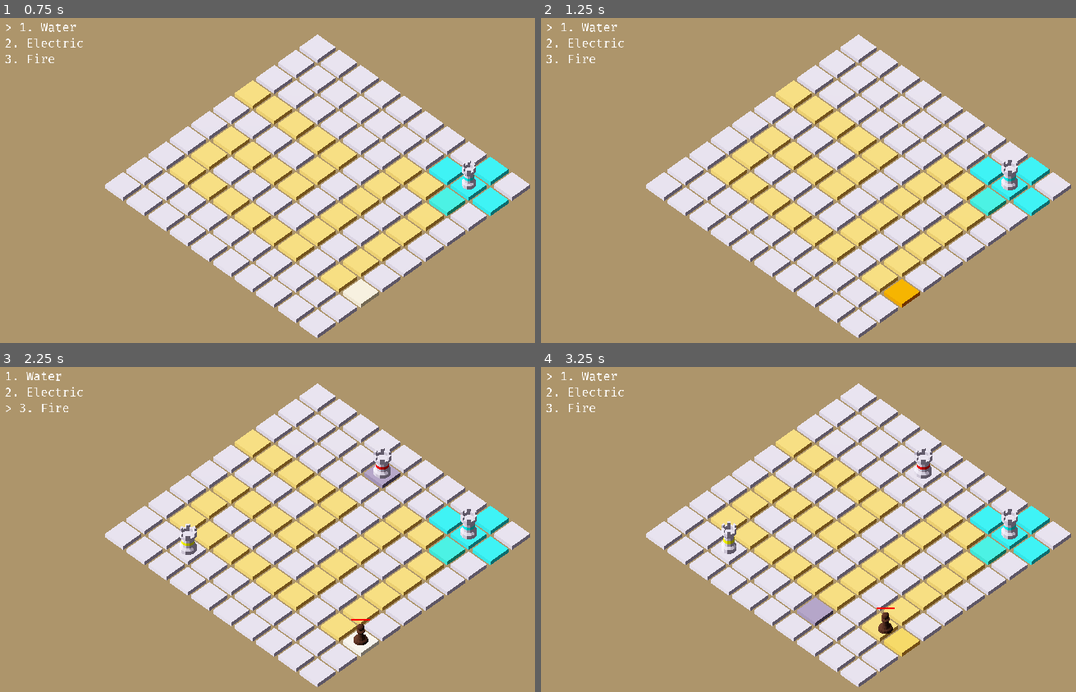
Above: before the commit, frames 1-4 (two rows, left to right).
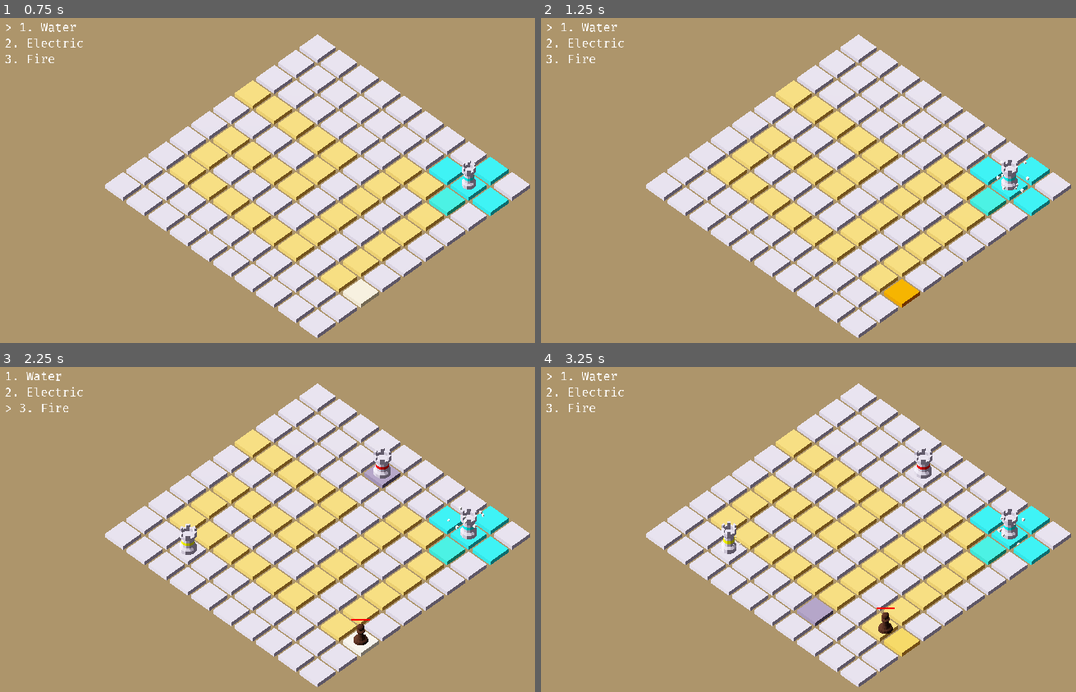
Above: after the commit, the same moments.

Repository: Erulathra/NewSuperTD
Game: Godot game, scene res://src/Scenes/maps/main_scene.tscn
The game is run twice, just before and just after one commit, with the same random seed, the same clock (stepped at 60 frames per second) and the same inputs.
Inputs (mouse positions are in pixels of both pictures, inside the frame that each line leads up to):
- Up to frame 1 (0.75 s): move the mouse to (460, 170) at 0.52 s; hold 1 from 0.53 s (still down); click (460, 170) at 0.67 s
- Up to frame 2 (1.25 s): keep holding 1
- Up to frame 3 (2.25 s): move the mouse to (187, 555) at 1.27 s; release 1 at 1.28 s; tap 2 at 1.35 s; click (187, 555) at 1.42 s; move the mouse to (385, 458) at 2.02 s; hold 3 from 2.03 s (still down); click (385, 458) at 2.17 s
- Up to frame 4 (3.25 s): move the mouse to (824, 614) at 2.77 s; release 3 at 2.78 s; tap 1 at 2.85 s; click (824, 614) at 2.92 s

Frame 1 is identical in both runs. In frame 2, less than 0.1% of the frame differs, in the area x 85-92%, y 43-54%; in frame 3, less than 0.1%; in frame 4, less than 0.1%.

Commit message:
Add particles

Diff:
--- /dev/null
+++ b/assets/particles/TowerShootParticle.tres
@@ -0,0 +1,19 @@
+[gd_resource type="ParticlesMaterial" load_steps=3 format=2]
+
+[sub_resource type="Curve" id=5]
+_data = [ Vector2( 0.00561798, 0.0113636 ), 0.0, 0.0, 0, 0, Vector2( 0.483146, 1 ), 0.0, 0.0, 0, 0, Vector2( 0.988764, 0.0386363 ), 0.0, 0.0, 0, 0 ]
+
+[sub_resource type="CurveTexture" id=6]
+curve = SubResource( 5 )
+
+[resource]
+direction = Vector3( 0, 0, 0 )
+spread = 180.0
+gravity = Vector3( 0, 0, 0 )
+initial_velocity = 4.38
+initial_velocity_random = 0.33
+linear_accel = -15.66
+tangential_accel = 17.3
+angle = 79.2
+angle_random = 1.0
+scale_curve = SubResource( 6 )
--- /dev/null
+++ b/src/Scenes/DestroyedEnemyScene.tscn
@@ -0,0 +1,85 @@
+[gd_scene load_steps=14 format=2]
+
+[ext_resource path="res://src/Script/DestroyedEnemyScene.gd" type="Script" id=1]
+
+[sub_resource type="Curve" id=14]
+_data = [ Vector2( 0, 0.0090909 ), 0.0, 0.0, 0, 0, Vector2( 0.747191, 1 ), 0.0, 0.0, 0, 0, Vector2( 1, 0.0090909 ), 0.0, 0.0, 0, 0 ]
+
+[sub_resource type="CurveTexture" id=15]
+curve = SubResource( 14 )
+
+[sub_resource type="ParticlesMaterial" id=16]
+lifetime_randomness = 0.44
+direction = Vector3( 0, 0, 0 )
+spread = 180.0
+gravity = Vector3( 0, 0, 0 )
+initial_velocity = 3.0
+damping = 3.0
+scale_random = 0.33
+scale_curve = SubResource( 15 )
+
+[sub_resource type="SpatialMaterial" id=17]
+albedo_color = Color( 0.568627, 0.568627, 0.568627, 1 )
+
+[sub_resource type="CubeMesh" id=11]
+material = SubResource( 17 )
+size = Vector3( 0.1, 0.1, 0.1 )
+
+[sub_resource type="Curve" id=9]
+_data = [ Vector2( 0.00561798, 0.0113636 ), 0.0, 0.0, 0, 0, Vector2( 0.483146, 1 ), 0.0, 0.0, 0, 0, Vector2( 0.988764, 0.0386363 ), 0.0, 0.0, 0, 0 ]
+
+[sub_resource type="CurveTexture" id=8]
+curve = SubResource( 9 )
+
+[sub_resource type="Curve" id=12]
+_data = [ Vector2( 0, 1 ), 0.0, 0.0, 0, 0, Vector2( 1, 1 ), 0.0, 0.0, 0, 0 ]
+
+[sub_resource type="CurveTexture" id=13]
+curve = SubResource( 12 )
+
+[sub_resource type="ParticlesMaterial" id=10]
+lifetime_randomness = 0.48
+trail_size_modifier = SubResource( 13 )
+direction = Vector3( 0, 1, 0 )
+spread = 55.25
+initial_velocity = 5.0
+initial_velocity_random = 0.33
+angular_velocity = 5.0
+scale_random = 0.46
+scale_curve = SubResource( 8 )
+
+[sub_resource type="SpatialMaterial" id=18]
+albedo_color = Color( 0.105882, 0.105882, 0.105882, 1 )
+
+[sub_resource type="CubeMesh" id=19]
+material = SubResource( 18 )
+size = Vector3( 0.1, 0.1, 0.1 )
+
+[node name="Spatial" type="Spatial"]
+script = ExtResource( 1 )
+
+[node name="Particles" type="Particles" parent="."]
+transform = Transform( 1, 0, 0, 0, 1, 0, 0, 0, 1, 0, 0.453257, 0 )
+emitting = false
+amount = 25
+lifetime = 0.45
+one_shot = true
+explosiveness = 1.0
+process_material = SubResource( 16 )
+draw_pass_1 = SubResource( 11 )
+
+[node name="Particles2" type="Particles" parent="."]
+transform = Transform( 1, 0, 0, 0, 1, 0, 0, 0, 1, 0, 0.448982, 0 )
+emitting = false
+amount = 5
+lifetime = 1.5
+one_shot = true
+explosiveness = 1.0
+process_material = SubResource( 10 )
+draw_pass_1 = SubResource( 19 )
+
+[node name="Timer" type="Timer" parent="."]
+wait_time = 2.0
+one_shot = true
+
+[connection signal="timeout" from="Timer" to="." method="_on_Timer_timeout"]
--- a/src/Scenes/Enemy.tscn
+++ b/src/Scenes/Enemy.tscn
@@ -15,6 +15,25 @@
 [sub_resource type="ViewportTexture" id=6]
 flags = 1
 viewport_path = NodePath("HealthBar/Viewport")
+
+[sub_resource type="Curve" id=7]
+_data = [ Vector2( 0.00561798, 0.0113636 ), 0.0, 0.0, 0, 0, Vector2( 0.483146, 1 ), 0.0, 0.0, 0, 0, Vector2( 0.988764, 0.0386363 ), 0.0, 0.0, 0, 0 ]
+
+[sub_resource type="CurveTexture" id=11]
+curve = SubResource( 7 )
+
+[sub_resource type="ParticlesMaterial" id=9]
+direction = Vector3( 0, 0, 0 )
+spread = 180.0
+gravity = Vector3( 0, -5, 0 )
+initial_velocity = 2.0
+initial_velocity_random = 0.33
+angular_velocity = 5.0
+scale_curve = SubResource( 11 )
+
+[sub_resource type="CubeMesh" id=10]
+material = ExtResource( 3 )
+size = Vector3( 0.1, 0.1, 0.1 )
 
 [node name="Enemy" type="Spatial"]
 script = ExtResource( 1 )
@@ -52,3 +71,14 @@
 no_depth_test = true
 fixed_size = true
 texture = SubResource( 6 )
+
+[node name="Particles" type="Particles" parent="."]
+transform = Transform( 1, 0, 0, 0, 1, 0, 0, 0, 1, 0, 0.453257, 0 )
+emitting = false
+amount = 15
+lifetime = 0.45
+one_shot = true
+explosiveness = 0.48
+randomness = 1.0
+process_material = SubResource( 9 )
+draw_pass_1 = SubResource( 10 )
--- a/src/Scenes/Towers/SquashAnimation.tres
+++ b/src/Scenes/Towers/SquashAnimation.tres
@@ -32,3 +32,15 @@
 "points": PoolRealArray( 1, -0.25, 0, 0.25, 0, 0.8, -0.25, 0, 0.25, 0, 1, -0.25, 0, 0.25, 0 ),
 "times": PoolRealArray( 0, 0.1, 0.8 )
 }
+tracks/3/type = "value"
+tracks/3/path = NodePath("../Particles:emitting")
+tracks/3/interp = 1
+tracks/3/loop_wrap = true
+tracks/3/imported = false
+tracks/3/enabled = true
+tracks/3/keys = {
+"times": PoolRealArray( 0, 0.1, 0.3 ),
+"transitions": PoolRealArray( 1, 1, 1 ),
+"update": 1,
+"values": [ false, true, false ]
+}
--- a/src/Scenes/Towers/Tower.tscn
+++ b/src/Scenes/Towers/Tower.tscn
@@ -1,7 +1,9 @@
-[gd_scene load_steps=4 format=2]
+[gd_scene load_steps=7 format=2]
 
 [ext_resource path="res://src/Script/Towers/Tower.gd" type="Script" id=1]
 [ext_resource path="res://src/Scenes/Towers/SquashAnimation.tres" type="Animation" id=2]
+[ext_resource path="res://assets/models/Tower.obj" type="ArrayMesh" id=3]
+[ext_resource path="res://assets/particles/TowerShootParticle.tres" type="Material" id=4]
 
 [sub_resource type="Animation" id=2]
 resource_name = "Squish"
@@ -37,13 +39,33 @@
 "times": PoolRealArray( 0, 0.4, 0.8 )
 }
 
+[sub_resource type="CubeMesh" id=4]
+size = Vector3( 0.1, 0.1, 0.1 )
+
 [node name="Tower" type="Spatial"]
 script = ExtResource( 1 )
 
 [node name="Meshes" type="Spatial" parent="."]
+
+[node name="MeshInstance" type="MeshInstance" parent="Meshes"]
+transform = Transform( 0.4, 0, 0, 0, 0.4, 0, 0, 0, 0.4, 0, 0, 0 )
+visible = false
+mesh = ExtResource( 3 )
+skeleton = NodePath("../..")
 
 [node name="AnimationPlayer" type="AnimationPlayer" parent="."]
 root_node = NodePath("../Meshes")
 anims/RESET = ExtResource( 2 )
 anims/SquashAnimation = ExtResource( 2 )
 anims/Squish = SubResource( 2 )
+
+[node name="Particles" type="Particles" parent="."]
+transform = Transform( 1, 0, 0, 0, 1, 0, 0, 0, 1, 0, 0.453257, 0 )
+emitting = false
+amount = 25
+lifetime = 0.64
+one_shot = true
+explosiveness = 0.46
+randomness = 1.0
+process_material = ExtResource( 4 )
+draw_pass_1 = SubResource( 4 )
--- /dev/null
+++ b/src/Script/DestroyedEnemyScene.gd
@@ -0,0 +1,8 @@
+extends Spatial
+
+func _ready():
+	$Particles.emitting = true
+	$Particles2.emitting = true
+
+func _on_Timer_timeout():
+	queue_free()
--- a/src/Script/Enemy.gd
+++ b/src/Script/Enemy.gd
@@ -16,6 +16,7 @@
 
 onready var health_progress_bar: ProgressBar = $HealthBar/Viewport/ProgressBar
 
+var DestroyedEnemyScene = preload("res://src/Scenes/DestroyedEnemyScene.tscn")
 
 func set_actual_tile(new_tile: PathTile):
 	previous_tile = actual_tile
@@ -97,5 +98,11 @@
 	health_points -= amount
 
 	if health_points <= 0:
+		var particles = DestroyedEnemyScene.instance()
+		get_parent().add_child(particles)
+		particles.global_transform = self.global_transform
+
 		emit_signal("on_death", self)
 		queue_free()
+	if amount > 0:
+		$Particles.emitting = true
Not shown: 1 places in src/Scenes/Enemy.tscn that only renumber resources
